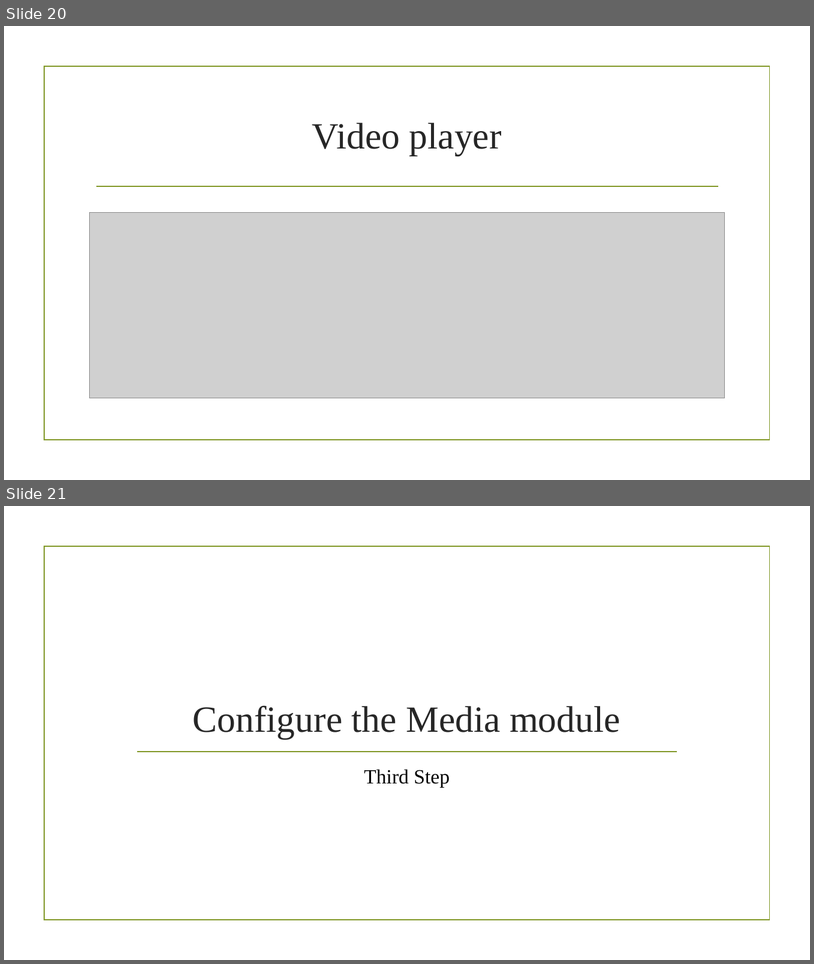
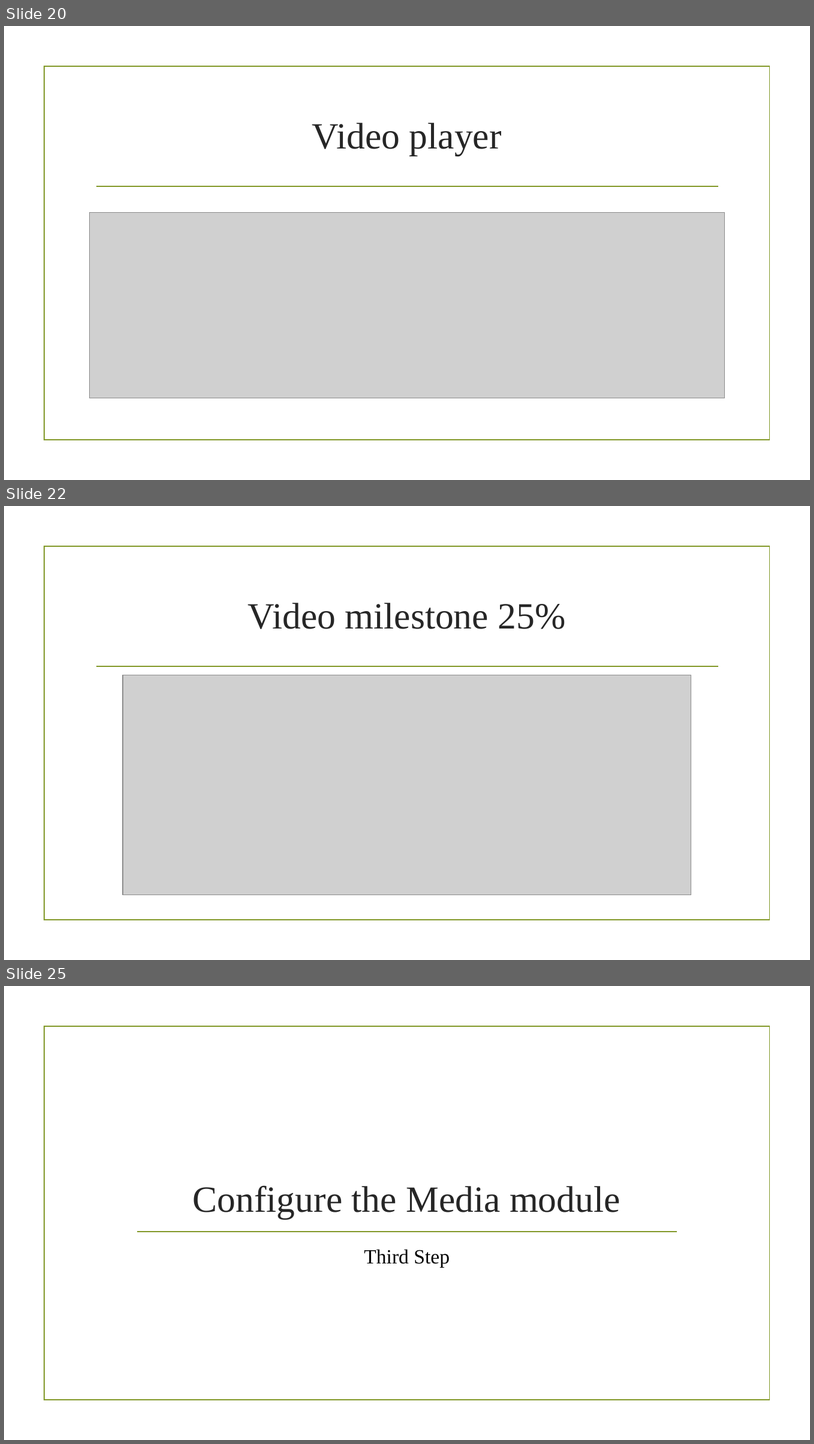
Before and after one commit to alcazes/Android-Milestone-Video-tracking, a slide deck: Video Milestone Tracking V2.pptx. Shown one above the other, each under a label of ours: slides 20 and 21 before the commit, slides 20, 22 and 25 after it; the slides between them are not shown. The pictures are 814x964 and 814x1444 pixels, drawn with LibreOffice and Linux fonts; fonts in the diff are those of the drawing; grey boxes stand for pictures; background and template pictures are left out. Boxes give left, top, right and bottom in pixels: in the first picture for what was removed or moved away, otherwise in the second. Text is boxed around its words. In the diff, an @@ line names an element or a change of style, - is before the commit and + after.

Commit message:
Video milestone events
Updated the video tracking training to set up processing rules for event
milestones 25 % etc

```diff
--- a/Video Milestone Tracking V2.pptx
+++ b/Video Milestone Tracking V2.pptx
@@ slide 22 added at bbox=[4, 506, 810, 960], background picture (left out); not listed: 2 template elements that a slide beside it also shows @@
@@ title added at bbox=[248, 603, 566, 629], 44 pt, text #262626 @@
+Video milestone 25%
@@ picture added at bbox=[123, 675, 692, 895] @@
@@ what was slide 21 is now slide 25 @@
```
Also in this commit, not shown: 3 other slides added.
